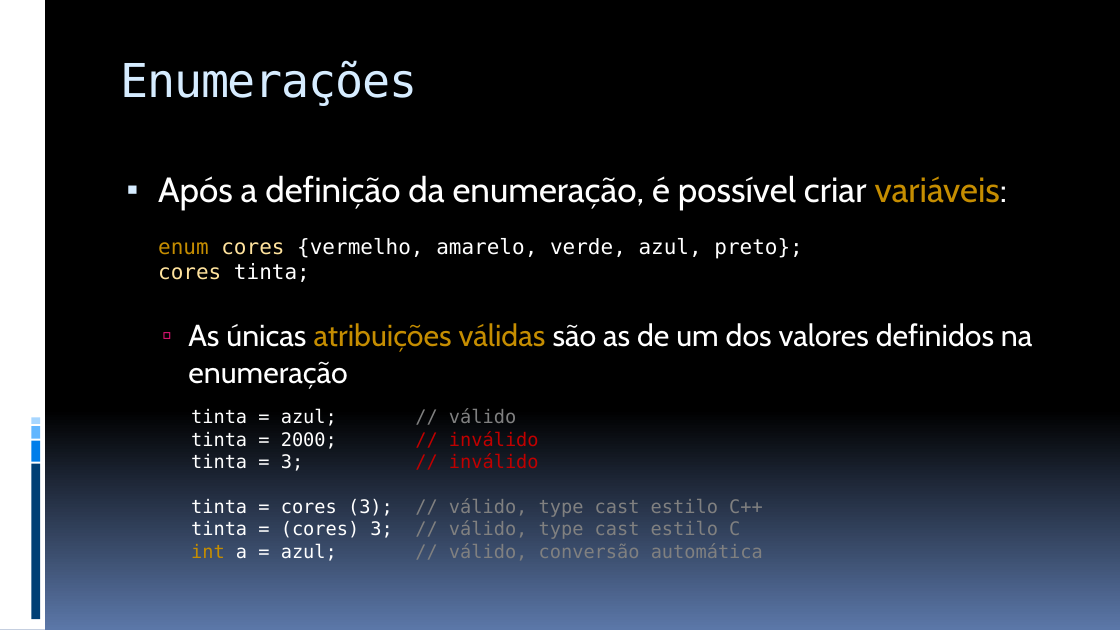
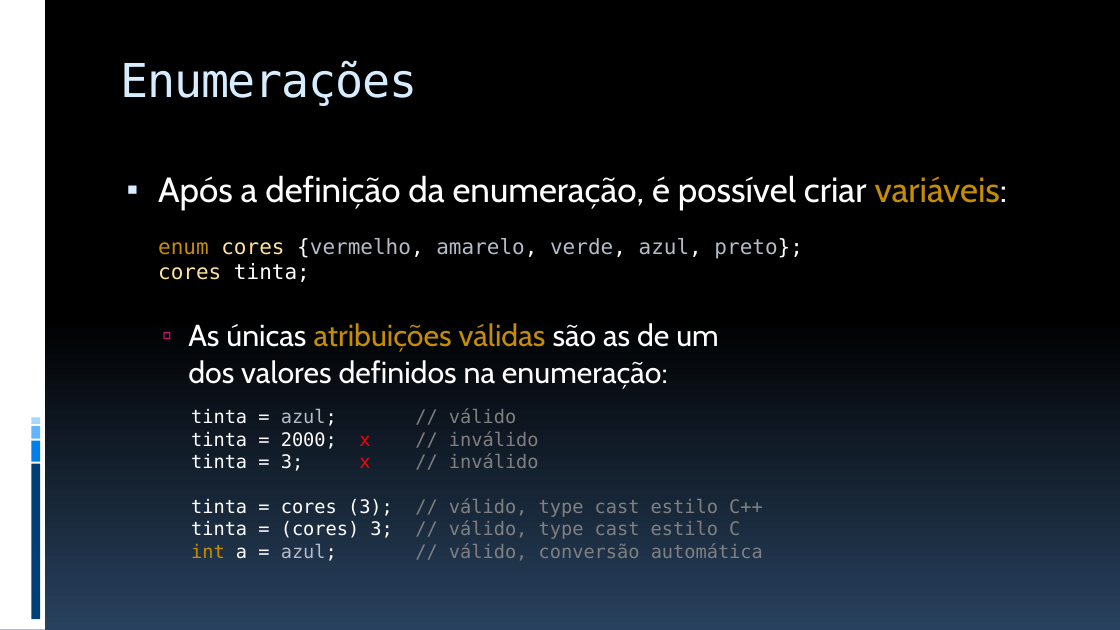
Before and after one commit to JudsonSS/ProgComp, a slide deck: slide 20 of Slides/13. Uniões e Enumerações.pptx (slide 18 before the commit). Drawn at 1120x630 pixels with LibreOffice and Linux fonts; fonts in the diff are those of the drawing. Boxes give left, top, right and bottom in pixels: in the first picture for what was removed or moved away, otherwise in the second. Text is boxed around its words. In the diff, an @@ line names an element or a change of style, - is before the commit and + after.

```diff
--- a/Slides/13. Uniões e Enumerações.pptx
+++ b/Slides/13. Uniões e Enumerações.pptx
@@ background gradient #000000 to #5B77A8 to gradient #000000 to #28415E @@
@@ text at (x1=158, y1=238, x2=803, y2=259): text colour #FFFFFF to #B4BCCA in "{vermelho, amarelo, verde, azul, preto};" @@
@@ text at (x1=188, y1=323, x2=718, y2=389): text changed @@
-  ▫ As únicas atribuições válidas são as de um dos valores definidos na enumeração
+  ▫ As únicas atribuições válidas são as de um
+    dos valores definidos na enumeração:
@@ text at (x1=191, y1=408, x2=763, y2=561): text colour #FFFFFF to #B4BCCA in "azul;", "azul;" @@
@@ text at (x1=191, y1=432, x2=370, y2=471): text changed; text colour #C00000 to #808080 @@
-tinta = 2000; // inválido
-tinta = 3; // inválido
+tinta = 2000; x // inválido
+tinta = 3; x // inválido
```
Also in this commit, not shown: 23 other slides changed, 2 slides added, 5 other files.
